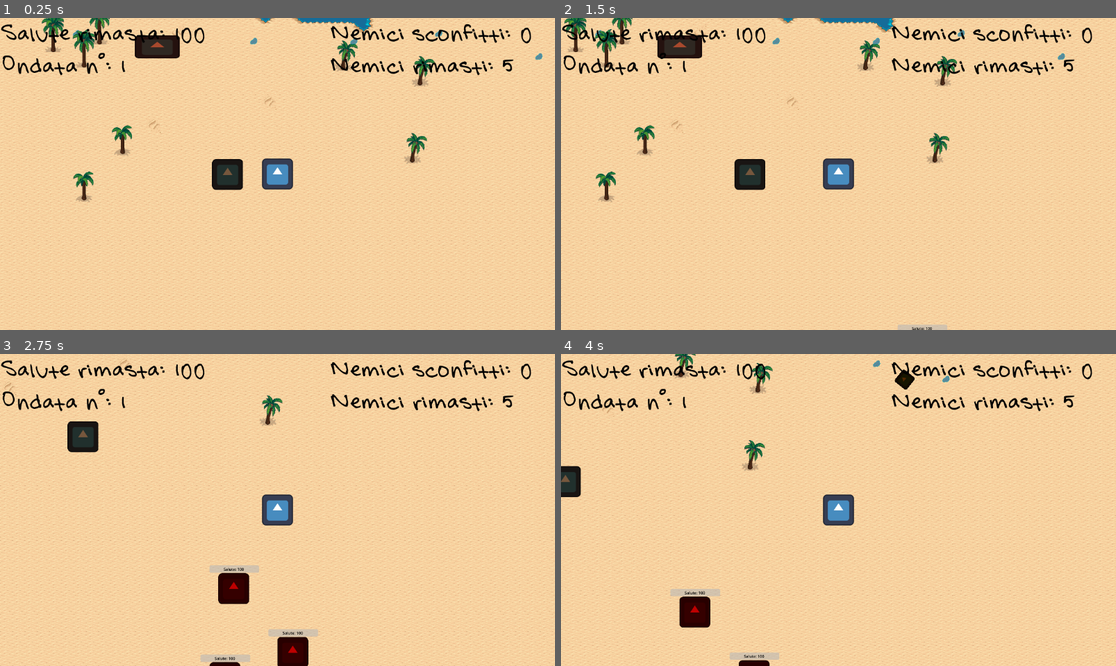
Above: before the commit, frames 1-4 (two rows, left to right).
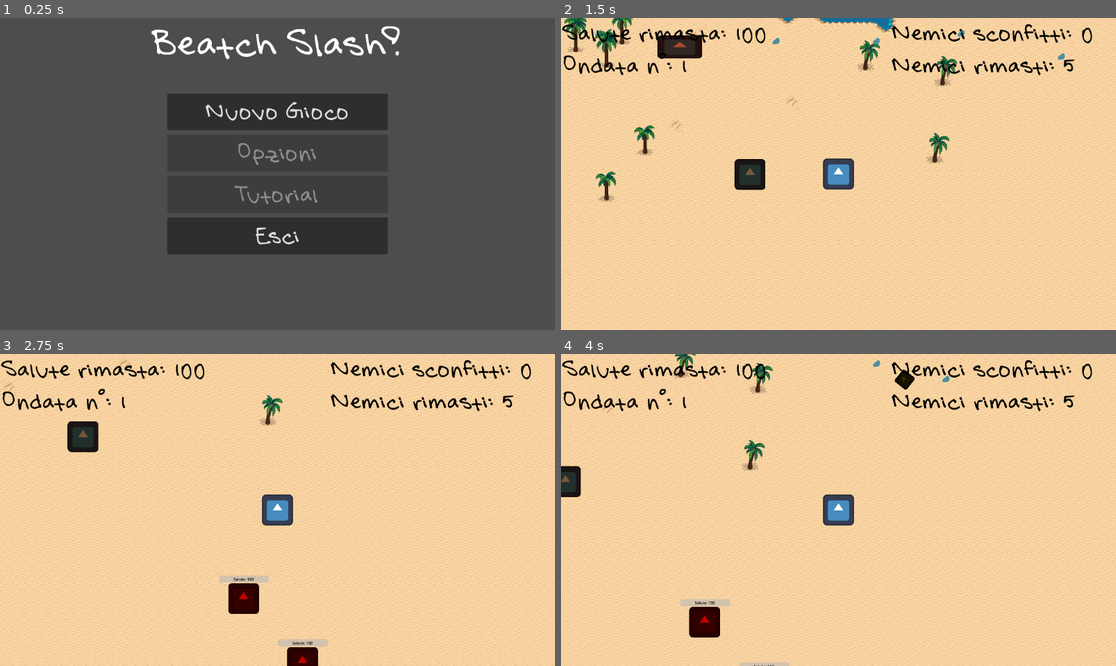
Above: after the commit, the same moments.

Repository: xMarcoMax/BeatchSlash
Game: Godot game, scene res://Scenes/main_menu.tscn
The game is run twice, just before and just after one commit, with the same random seed, the same clock (stepped at 60 frames per second) and the same inputs. Before the commit the project starts from res://Scenes/level.tscn. The engine's default icon, where the game draws it, is replaced by a stand-in: a white triangle on a blue panel in a dark square.
Inputs (mouse positions are in pixels of both pictures, inside the frame that each line leads up to):
- Up to frame 1 (0.25 s): no input
- Up to frame 2 (1.5 s): click (838, 111) at 0.5 s, where only the run after the commit has a clickable "Nuovo Gioco"; tap Enter at 1.25 s; move the mouse to (960, 158) at 1.27 s; hold Right (ui_right) from 1.28 s (still down); hold Space (run) from 1.28 s (still down)
- Up to frame 3 (2.75 s): move the mouse to (166, 525) at 2.02 s; release Right (ui_right) at 2.03 s; release Space (run) at 2.03 s; hold Down (ui_down) from 2.03 s (still down); tap Space (run) at 2.1 s
- Up to frame 4 (4 s): move the mouse to (894, 441) at 2.77 s; release Down (ui_down) at 2.78 s; hold Right (ui_right) 2.78-3.53 s; hold Right mouse button (shoot_sand) 2.78-3.53 s; tap Space (run) at 3.05, 3.6 s; move the mouse to (810, 572) at 3.52 s; hold Up (ui_up) from 3.53 s (still down)

The runs differ from the first frame. In frame 1, 100% of the frame differs, in the area x 0-100%, y 0-100%; in frame 2, 0.1%; in frame 3, 2.0%; in frame 4, 1.3%.

Commit message:
Aggiunto audio background al menù, da migliorare

Diff:
--- a/Scenes/main_menu.tscn
+++ b/Scenes/main_menu.tscn
@@ -1,7 +1,8 @@
-[gd_scene load_steps=4 format=3 uid="uid://cwwo0tn1cydle"]
+[gd_scene load_steps=5 format=3 uid="uid://cwwo0tn1cydle"]
 
 [ext_resource type="FontFile" uid="uid://ca1jm1oqv16by" path="res://Assets/Fonts/Summer.ttf" id="1_28flt"]
 [ext_resource type="Script" uid="uid://bmfx0l8kwsby" path="res://Scripts/main_menu.gd" id="1_48xlc"]
+[ext_resource type="AudioStream" uid="uid://h4py13poqfn3" path="res://Assets/Music/summer-funky-dance-314907.mp3" id="3_1ehe0"]
 
 [sub_resource type="StyleBoxEmpty" id="StyleBoxEmpty_48xlc"]
 
@@ -76,6 +77,11 @@
 theme_override_styles/focus = SubResource("StyleBoxEmpty_48xlc")
 text = "Esci"
 
+[node name="AudioStreamPlayer" type="AudioStreamPlayer" parent="."]
+stream = ExtResource("3_1ehe0")
+volume_db = -8.157
+autoplay = true
+
 [connection signal="pressed" from="VBoxContainer/NewGame" to="." method="_on_new_game_pressed"]
 [connection signal="pressed" from="VBoxContainer/Options" to="." method="_on_options_pressed"]
 [connection signal="pressed" from="VBoxContainer/Tutorial" to="." method="_on_tutorial_pressed"]
--- a/project.godot
+++ b/project.godot
@@ -11,7 +11,7 @@
 [application]
 
 config/name="Beatch Slash!"
-run/main_scene="res://Scenes/level.tscn"
+run/main_scene="uid://cwwo0tn1cydle"
 config/features=PackedStringArray("4.4", "Mobile")
 config/icon="res://Assets/icon.svg"
 
Not shown, added: Assets/Music/summer-funky-dance-314907.mp3.import
Not shown, added: Assets/Music/summer-funky-dance-314907.mp3
